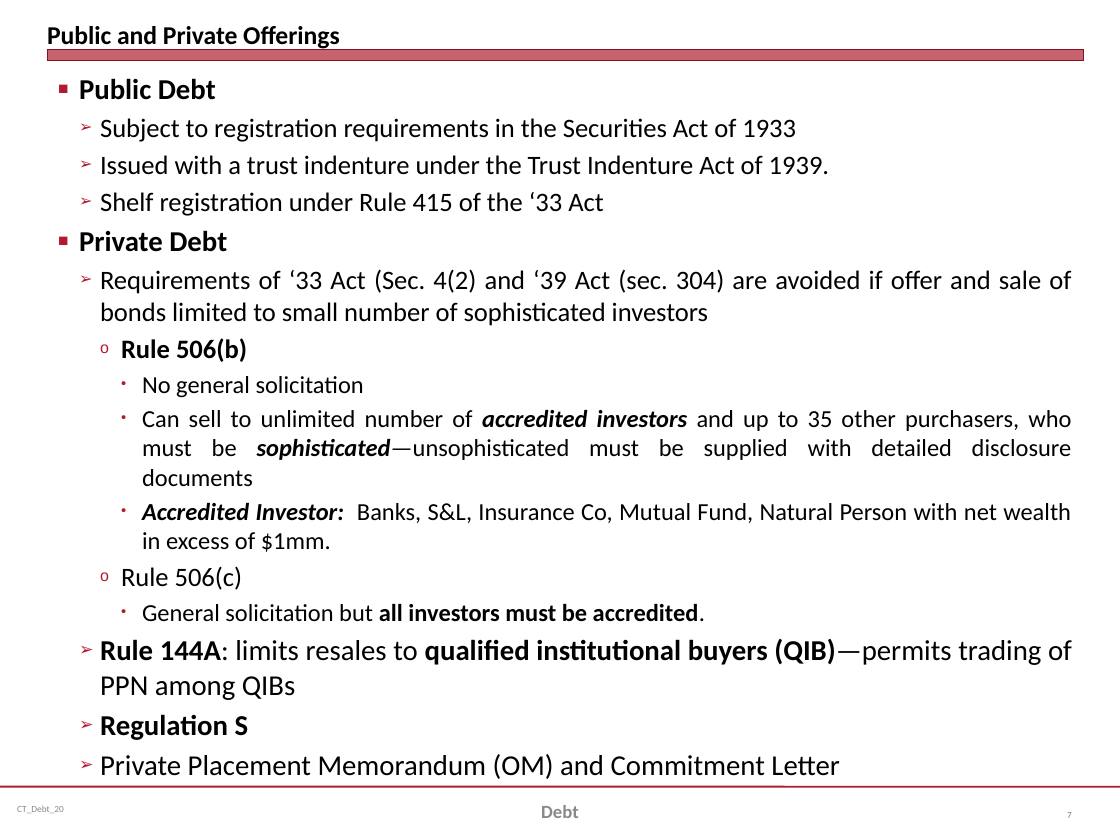
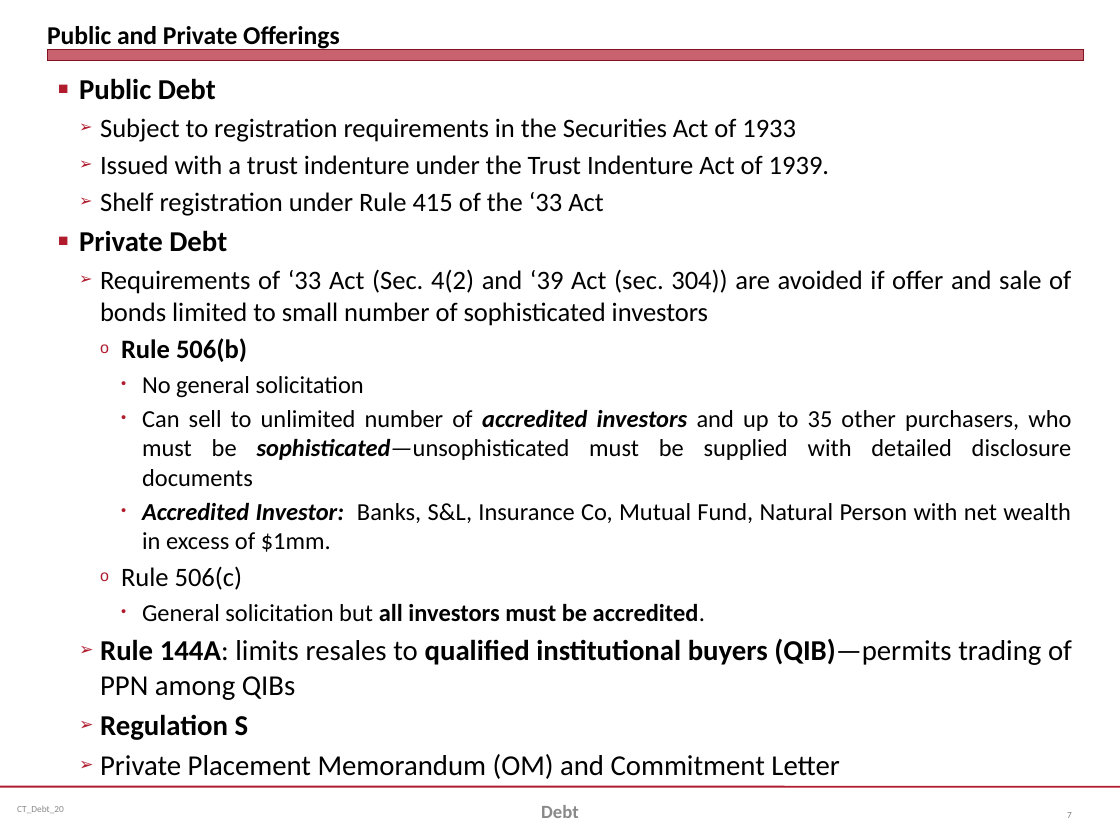
Before and after one commit to jmc877/Corporate-Finance, a slide deck: slide 7 of slides/CF_Debt_20.pptx. Drawn at 1120x840 pixels with LibreOffice and Linux fonts; fonts in the diff are those of the drawing. Boxes give left, top, right and bottom in pixels: in the first picture for what was removed or moved away, otherwise in the second. Text is boxed around its words. In the diff, an @@ line names an element or a change of style, - is before the commit and + after.

```diff
--- a/slides/CF_Debt_20.pptx
+++ b/slides/CF_Debt_20.pptx
@@ text at box(100, 269, 1071, 326): text changed @@
-  ➢ Requirements of ‘33 Act (Sec. 4(2) and ‘39 Act (sec. 304) are avoided if offer and sale of bonds limited to small number of sophisticated investors
+  ➢ Requirements of ‘33 Act (Sec. 4(2) and ‘39 Act (sec. 304)) are avoided if offer and sale of bonds limited to small number of sophisticated investors
```
Also in this commit, not shown: 5 other files.
